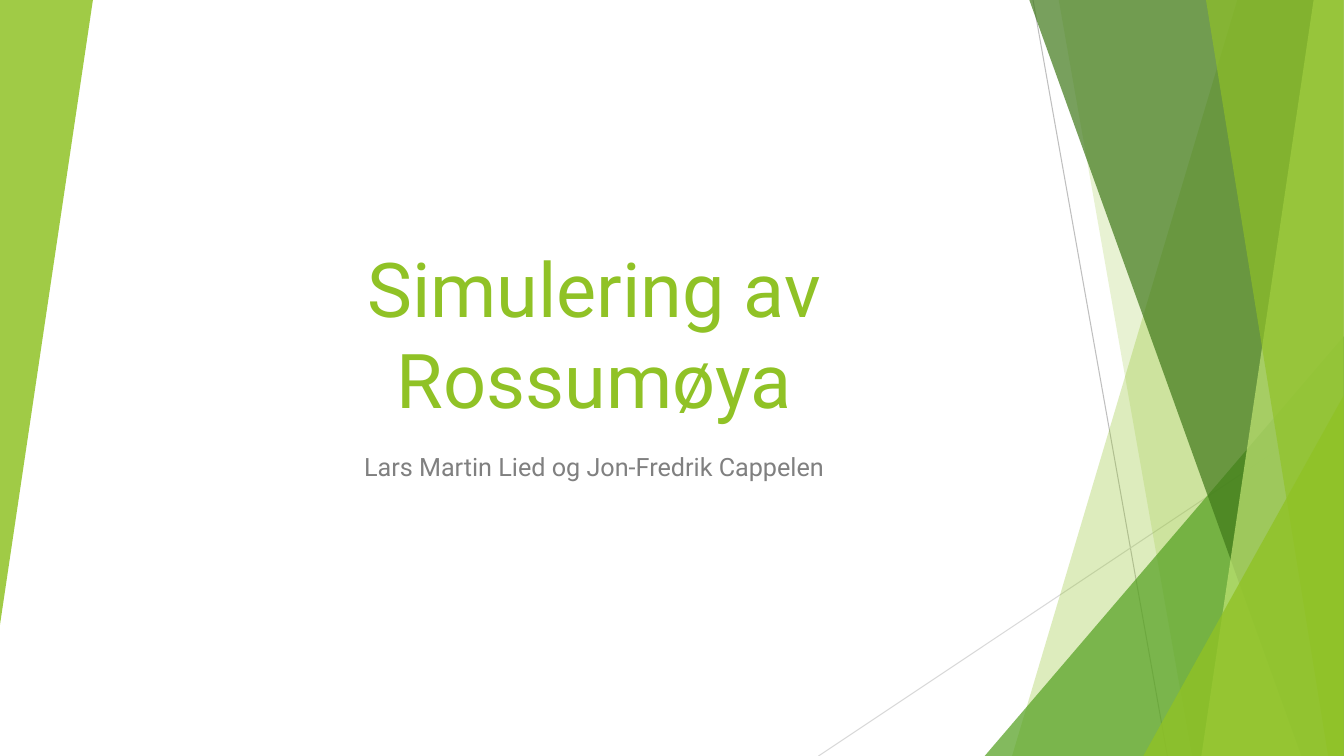
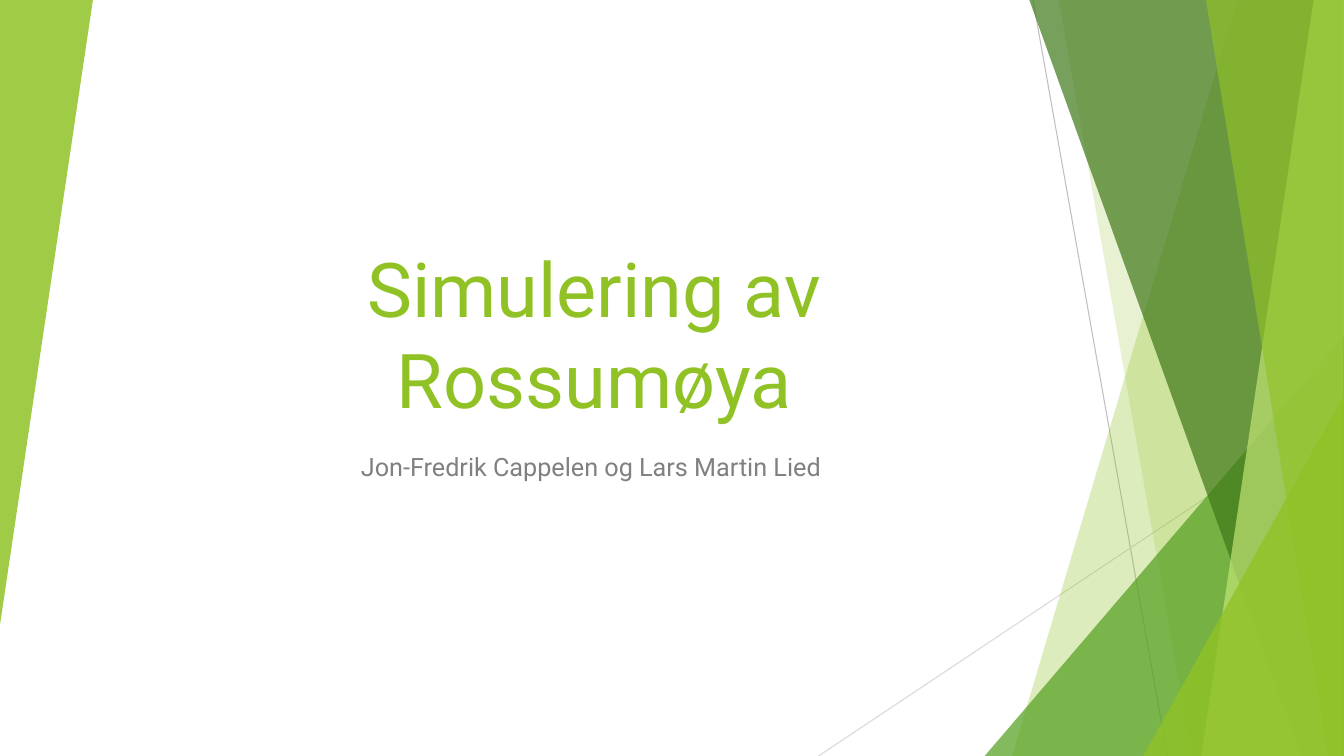
Before and after one commit to larly77/biosim-project, a slide deck: slide 1 of presentation/presbiosim.pptx. Drawn at 1344x756 pixels with LibreOffice and Linux fonts; fonts in the diff are those of the drawing. Boxes give left, top, right and bottom in pixels: in the first picture for what was removed or moved away, otherwise in the second. Text is boxed around its words. In the diff, an @@ line names an element or a change of style, - is before the commit and + after.

```diff
--- a/presentation/presbiosim.pptx
+++ b/presentation/presbiosim.pptx
@@ subtitle at bbox=[361, 457, 820, 481]: text changed @@
-Lars Martin Lied og Jon-Fredrik Cappelen
+Jon-Fredrik Cappelen og Lars Martin Lied
```
Also in this commit, not shown: 3 other slides changed, 5 slides added, 1 slide removed.
